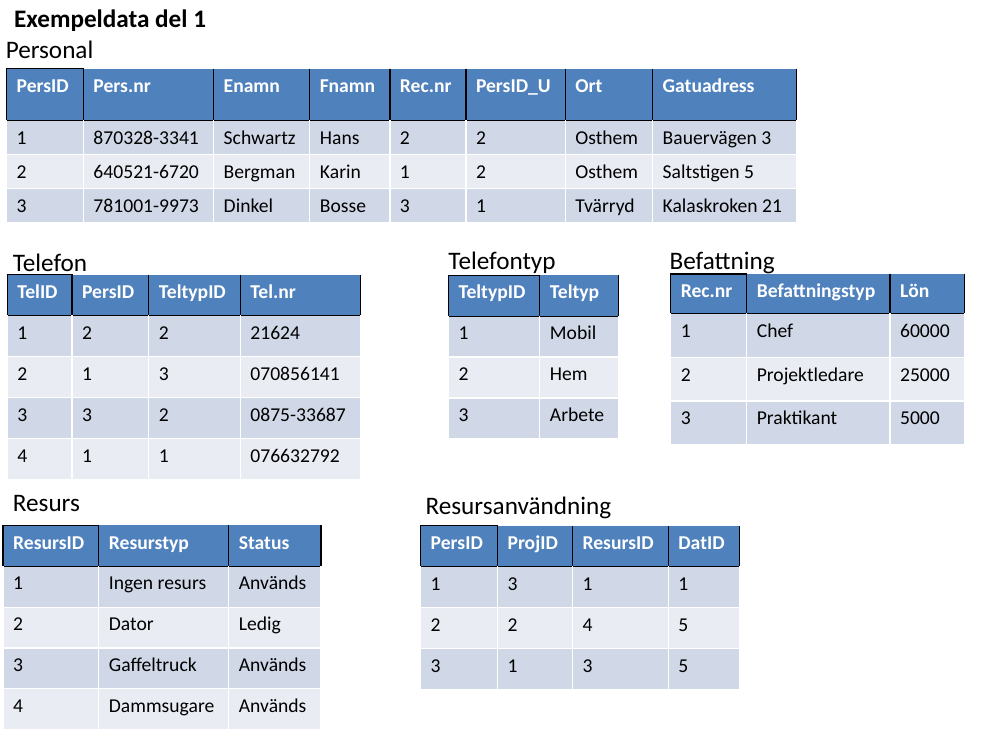
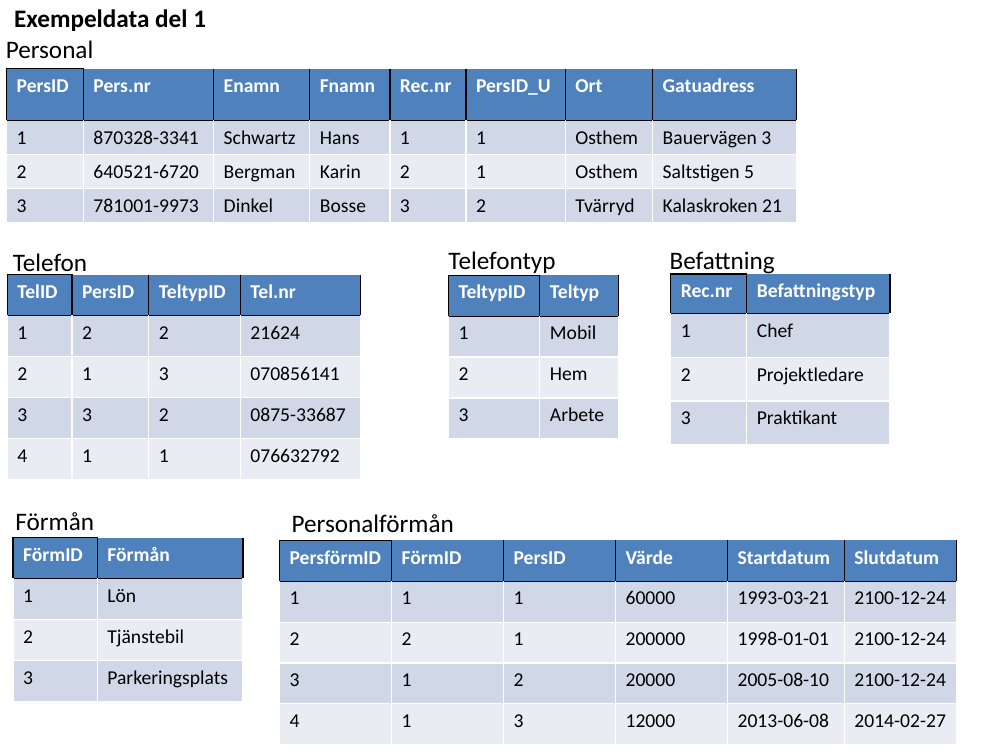
Before and after one commit to ed222an/Databasteknik, a slide deck: slide 8 of Labb 2/Laboration2.pptx. Drawn at 1008x756 pixels with LibreOffice and Linux fonts; fonts in the diff are those of the drawing. Boxes give left, top, right and bottom in pixels: in the first picture for what was removed or moved away, otherwise in the second. Text is boxed around its words. In the diff, an @@ line names an element or a change of style, - is before the commit and + after.

```diff
--- a/Labb 2/Laboration2.pptx
+++ b/Labb 2/Laboration2.pptx
@@ table at box(7, 69, 797, 222) @@
-row 2, column 5: 2
+row 2, column 5: 1
-row 2, column 6: 2
+row 2, column 6: 1
-row 3, column 5: 1
+row 3, column 5: 2
-row 3, column 6: 2
+row 3, column 6: 1
-row 4, column 6: 1
+row 4, column 6: 2
@@ table at box(670, 274, 889, 446) @@
-column 3: Lön | 60000 | 25000 | 5000
@@ table: place and size @@
-table at box(670, 274, 964, 446)
+table at box(670, 274, 889, 446)
@@ text removed at box(13, 494, 80, 512) @@
-Resurs
@@ text removed at box(426, 496, 612, 519) @@
-Resursanvändning
@@ table removed at box(3, 525, 322, 730), 5 rows, 3 columns @@
-ResursID | Resurstyp | Status
-1 | Ingen resurs | Används
-2 | Dator | Ledig
-3 | Gaffeltruck | Används
-4 | Dammsugare | Används
@@ table added at box(13, 538, 244, 702), 4 rows, 2 columns @@
+FörmID | Förmån
+1 | Lön
+2 | Tjänstebil
+3 | Parkeringsplats
@@ text added at box(15, 512, 94, 530), 18 pt, text #000000 @@
+Förmån
@@ text added at box(292, 514, 454, 533), 18 pt, text #000000 @@
+Personalförmån
@@ table removed at box(420, 526, 738, 689), 4 rows, 4 columns @@
-PersID | ProjID | ResursID | DatID
-1 | 3 | 1 | 1
-2 | 2 | 4 | 5
-3 | 1 | 3 | 5
@@ table added at box(279, 540, 956, 745), 5 rows, 6 columns @@
+PersförmID | FörmID | PersID | Värde | Startdatum | Slutdatum
+1 | 1 | 1 | 60000 | 1993-03-21 | 2100-12-24
+2 | 2 | 1 | 200000 | 1998-01-01 | 2100-12-24
+3 | 1 | 2 | 20000 | 2005-08-10 | 2100-12-24
+4 | 1 | 3 | 12000 | 2013-06-08 | 2014-02-27
```
Also in this commit, not shown: 6 other slides changed, 1 slide added.
